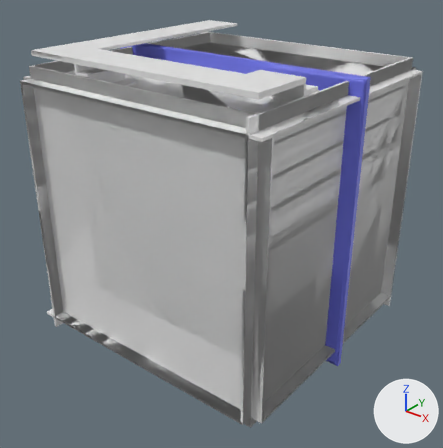
Renders of the FBX model Assets/Models/tiles/building_tiles.fbx from each side of a commit.
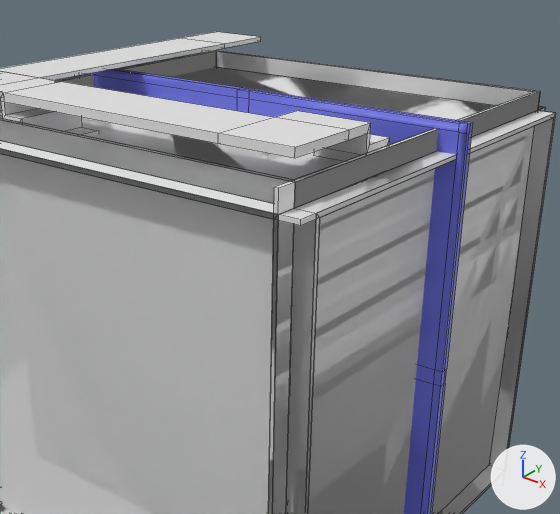
Each version is shown whole from a camera (50 mm lens) standing at (1.296, -1.65, 0.91) and looking at (0.015, -0.049, -0.083), then close up on the part from 17% to 96% of the width and 0% to 72% of the height. The axes (+X, +Y, +Z) are drawn at lower right. The lights are the same throughout. The close-ups show mesh edges as thin lines. Where no turn or scale is listed for an object, it has been applied to the vertices.

Before the edit, the objects in view are built like this:
```python
me_cube_017 = bpy.data.meshes.new('Cube.017')
me_cube_017.from_pydata(...)  # 14 vertices, 12 faces; spans x -0.459..0.5, y -0.5..0.459, z -0.5..0.459
me_cube_038 = bpy.data.meshes.new('Cube.038')
me_cube_038.from_pydata(...)  # 56 vertices, 62 faces; spans x -0.5..0.5, y -0.5..0.5, z -0.5..0.459
me_cube_041 = bpy.data.meshes.new('Cube.041')
me_cube_041.from_pydata(...)  # 48 vertices, 56 faces; spans x -0.5..0.5, y -0.5..0.5, z -0.459..0.459
ob_3junction_down = bpy.data.objects.new('3junction_down', me_cube_017)
ob_3junction_down.location = (0.0, 0.0, 0.0)
ob_5junction_down = bpy.data.objects.new('5junction_down', me_cube_038)
ob_5junction_down.location = (0.0, 0.0, 0.0)
ob_crossing_full = bpy.data.objects.new('crossing_full', me_cube_041)
ob_crossing_full.location = (0.0, 0.0, 0.0)
# also in view: '3junction_up' at (-0.021, -0.021, 0.02); '4junction_vertical' at (0.0, 0.0, 0.0); 'corridor_horizontal' at (0.0, 0.0, 0.0); 'stairs' at (0.0, 0.0, 0.05); 'Tjunction_horizontal' at (0.021, 0.0, 0.0)
```
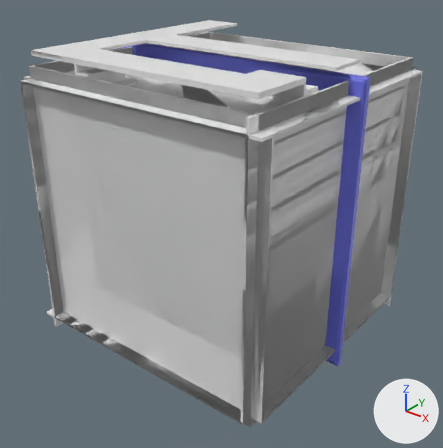
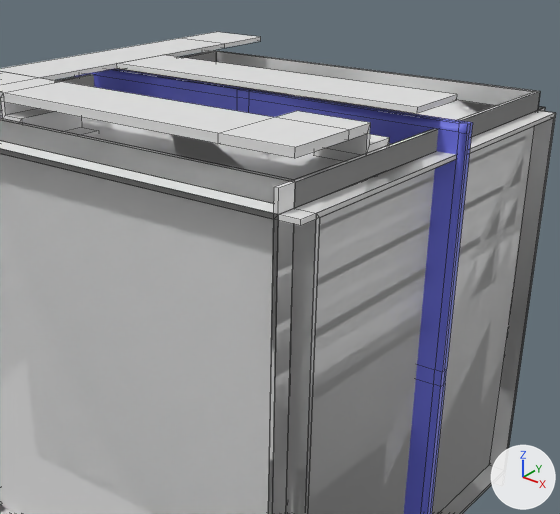
What differs and where, as boxes [x1, y1, x2, y2] in the close-ups (560 x 514 px):
'walkway', added
    after: [116, 55, 457, 113]

Patch to the scene script:
```diff
--- a/Assets/Models/tiles/building_tiles.fbx.py
+++ b/Assets/Models/tiles/building_tiles.fbx.py
@@ me_cube_002 @@
+me_cube_002.from_pydata(...)  # a box spanning x -0.3..0.45, y -0.075..0.075, z 0.539..0.55
@@ ob_walkway @@
+ob_walkway = bpy.data.objects.new('walkway', me_cube_002)
+ob_walkway.location = (0.0, 0.0, 0.0)
```
